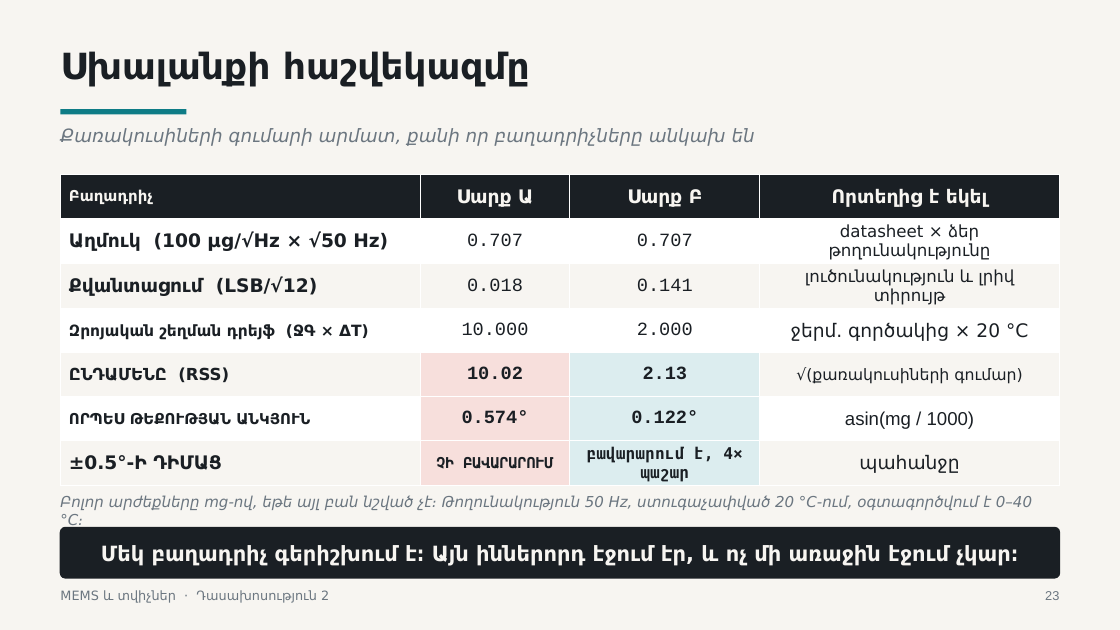
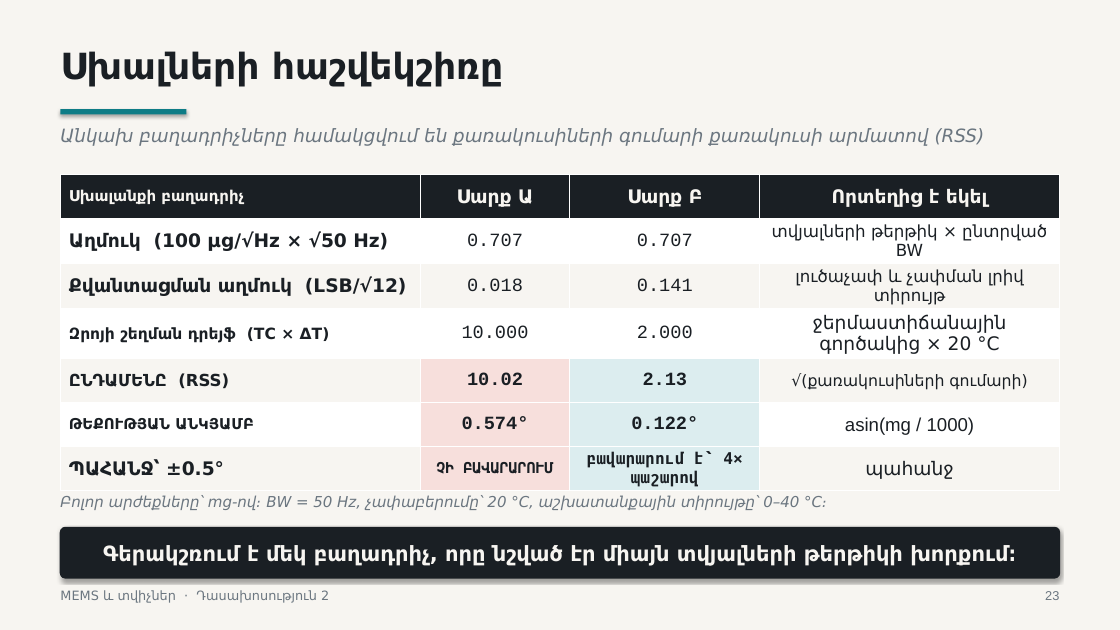
Before and after one commit to Vhovh99/mems-and-sensors-subject, a slide deck: slide 23 of lectures/lecture-02/output/L2-sensor-specifications-and-selection-HY.pptx. Drawn at 1120x630 pixels with LibreOffice and Linux fonts; fonts in the diff are those of the drawing. Boxes give left, top, right and bottom in pixels: in the first picture for what was removed or moved away, otherwise in the second. Text is boxed around its words. In the diff, an @@ line names an element or a change of style, - is before the commit and + after.

Commit message:
Fix Armenian spelling for 2nd Lecture.

```diff
--- a/lectures/lecture-02/output/L2-sensor-specifications-and-selection-HY.pptx
+++ b/lectures/lecture-02/output/L2-sensor-specifications-and-selection-HY.pptx
@@ text at bbox=[60, 51, 503, 87]: text changed @@
-Սխալանքի հաշվեկազմը
+Սխալների հաշվեկշիռը
@@ text at bbox=[60, 128, 985, 146]: text changed @@
-Քառակուսիների գումարի արմատ, քանի որ բաղադրիչները անկախ են
+Անկախ բաղադրիչները համակցվում են քառակուսիների գումարի քառակուսի արմատով (RSS)
@@ table at bbox=[60, 175, 1060, 491] @@
-row 1, column 1: Բաղադրիչ
+row 1, column 1: Սխալանքի բաղադրիչ
-row 2, column 4: datasheet × ձեր թողունակությունը
+row 2, column 4: տվյալների թերթիկ × ընտրված BW
-row 3, column 1: Քվանտացում (LSB/√12)
+row 3, column 1: Քվանտացման աղմուկ (LSB/√12)
-row 3, column 4: լուծունակություն և լրիվ տիրույթ
+row 3, column 4: լուծաչափ և չափման լրիվ տիրույթ
-row 4, column 1: Զրոյական շեղման դրեյֆ (ՋԳ × ΔT)
+row 4, column 1: Զրոյի շեղման դրեյֆ (TC × ΔT)
-row 4, column 4: ջերմ. գործակից × 20 °C
+row 4, column 4: ջերմաստիճանային գործակից × 20 °C
-row 5, column 4: √(քառակուսիների գումար)
+row 5, column 4: √(քառակուսիների գումարի)
-row 6, column 1: ՈՐՊԵՍ ԹԵՔՈՒԹՅԱՆ ԱՆԿՅՈՒՆ
+row 6, column 1: ԹԵՔՈՒԹՅԱՆ ԱՆԿՅԱՄԲ
-row 7: ±0.5°-Ի ԴԻՄԱՑ | ՉԻ ԲԱՎԱՐԱՐՈՒՄ | բավարարում է, 4× պաշար | պահանջը
+row 7: ՊԱՀԱՆՋ՝ ±0.5° | ՉԻ ԲԱՎԱՐԱՐՈՒՄ | բավարարում է՝ 4× պաշարով | պահանջ
@@ text at bbox=[60, 495, 827, 510]: text changed @@
-Բոլոր արժեքները mg-ով, եթե այլ բան նշված չէ։ Թողունակություն 50 Hz, ստուգաչափված 20 °C-ում, օգտագործվում է 0–40 °C։
+Բոլոր արժեքները՝ mg-ով։ BW = 50 Hz, չափաբերումը՝ 20 °C, աշխատանքային տիրույթը՝ 0–40 °C։
@@ shadow on in 3 elements at bbox=[0, 0, 1120, 630], bbox=[60, 109, 187, 114], bbox=[60, 528, 1060, 578] @@
@@ text in rounded rectangle at bbox=[103, 545, 1016, 566]: text changed @@
-Մեկ բաղադրիչ գերիշխում է։ Այն իններորդ էջում էր, և ոչ մի առաջին էջում չկար։
+Գերակշռում է մեկ բաղադրիչ, որը նշված էր միայն տվյալների թերթիկի խորքում։
```
Also in this commit, not shown: 32 other slides changed, 10 other files.
